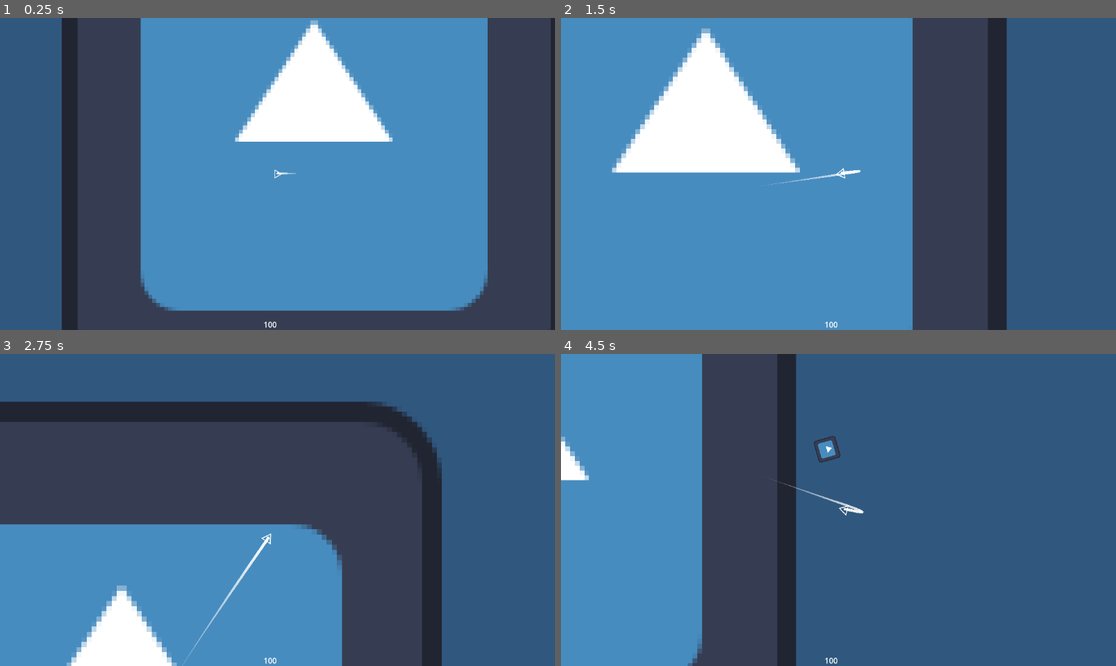
Above: before the commit, frames 1-4 (two rows, left to right).
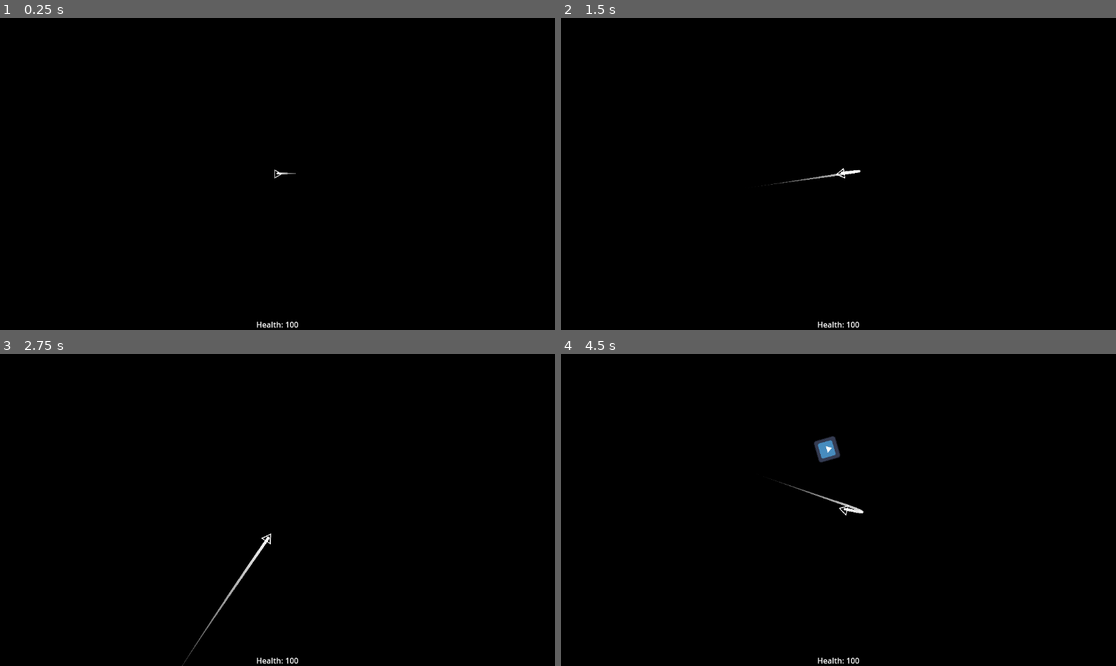
Above: after the commit, the same moments.

Repository: HazarBakir/void_blade
Game: Godot game, scene res://scenes/game_scene.tscn
The game is run twice, just before and just after one commit, with the same random seed, the same clock (stepped at 60 frames per second) and the same inputs. The engine's default icon, where the game draws it, is replaced by a stand-in: a white triangle on a blue panel in a dark square.
Inputs (mouse positions are in pixels of both pictures, inside the frame that each line leads up to):
- Up to frame 1 (0.25 s): no input
- Up to frame 2 (1.5 s): move the mouse to (960, 158) at 0.52 s; press the mouse at (960, 158) at 0.53 s; move the mouse to (727, 189) at 1.27 s; release the mouse at (727, 189) at 1.28 s; click (727, 189) at 1.35 s
- Up to frame 3 (2.75 s): move the mouse to (333, 441) at 2.02 s; press the mouse at (333, 441) at 2.03 s
- Up to frame 4 (4.5 s): move the mouse to (810, 572) at 2.77 s; release the mouse at (810, 572) at 2.78 s; click (810, 572) at 2.85 s; move the mouse to (1005, 556) at 3.52 s; press the mouse at (1005, 556) at 3.53 s; move the mouse to (672, 463) at 4.27 s; release the mouse at (672, 463) at 4.28 s; click (672, 463) at 4.35 s

The runs differ from the first frame. In frame 1, 100% of the frame differs, in the area x 0-100%, y 0-100%; in frame 2, 100%; in frame 3, 100%; in frame 4, 100%.

Commit message:
feat(graphics) add glow

Diff:
--- a/Scenes/health.gd
+++ b/Scenes/health.gd
@@ -1,4 +1,4 @@
 extends Label
 
 func _process(_delta: float) -> void:
-	$".".text = str(PlayerStats.current_health)
+	$".".text = str("Health: ", PlayerStats.current_health)
--- a/Scripts/enemy/bullet.gd
+++ b/Scripts/enemy/bullet.gd
@@ -21,7 +21,7 @@
 func _on_area_entered(area: Area2D) -> void:
 	if area.is_in_group("player") or area.get_parent().is_in_group("player") and area.name == "BulletDetectArea":
 		if PlayerStats.isAttacking == false:
-			PlayerStats.take_damage(20)
+			PlayerStats.take_damage(10)
 		queue_free()
 
 
--- a/project.godot
+++ b/project.godot
@@ -69,4 +69,4 @@
 [rendering]
 
 textures/canvas_textures/default_texture_filter=0
-environment/defaults/default_clear_color=Color(0.189095, 0.340077, 0.492879, 1)
+environment/defaults/default_clear_color=Color(0, 0, 0, 1)
--- a/scenes/game_scene.tscn
+++ b/scenes/game_scene.tscn
@@ -1,9 +1,16 @@
 [gd_scene load_steps=5 format=3 uid="uid://pektlh5iak8r"]
 
 [ext_resource type="PackedScene" uid="uid://bvr6pjuau5noi" path="res://Scenes/player.tscn" id="1_w5aja"]
-[ext_resource type="Texture2D" uid="uid://cbvrpblaxd16w" path="res://icon.svg" id="3_ycayy"]
 [ext_resource type="Script" uid="uid://c7shxdlp0vqye" path="res://Scenes/health.gd" id="4_1ixah"]
 [ext_resource type="PackedScene" uid="uid://dot0y6kbrri6e" path="res://Scenes/enemy_spawner.tscn" id="4_fiftr"]
+
+[sub_resource type="Environment" id="Environment_6h5vk"]
+background_mode = 3
+tonemap_exposure = 2.09
+glow_enabled = true
+glow_intensity = 1.23
+glow_strength = 1.35
+glow_blend_mode = 0
 
 [node name="game_scene" type="Node2D"]
 scale = Vector2(1.01844, 1)
@@ -12,12 +19,6 @@
 unique_name_in_owner = true
 position = Vector2(-2, 0)
 motion_mode = 1
-
-[node name="Icon" type="Sprite2D" parent="."]
-z_index = -5
-position = Vector2(21.5, -84.0001)
-scale = Vector2(8.03906, 8.375)
-texture = ExtResource("3_ycayy")
 
 [node name="spawners" type="Node" parent="."]
 
@@ -60,3 +61,6 @@
 grow_vertical = 0
 text = "HP: 100"
 script = ExtResource("4_1ixah")
+
+[node name="WorldEnvironment" type="WorldEnvironment" parent="."]
+environment = SubResource("Environment_6h5vk")
